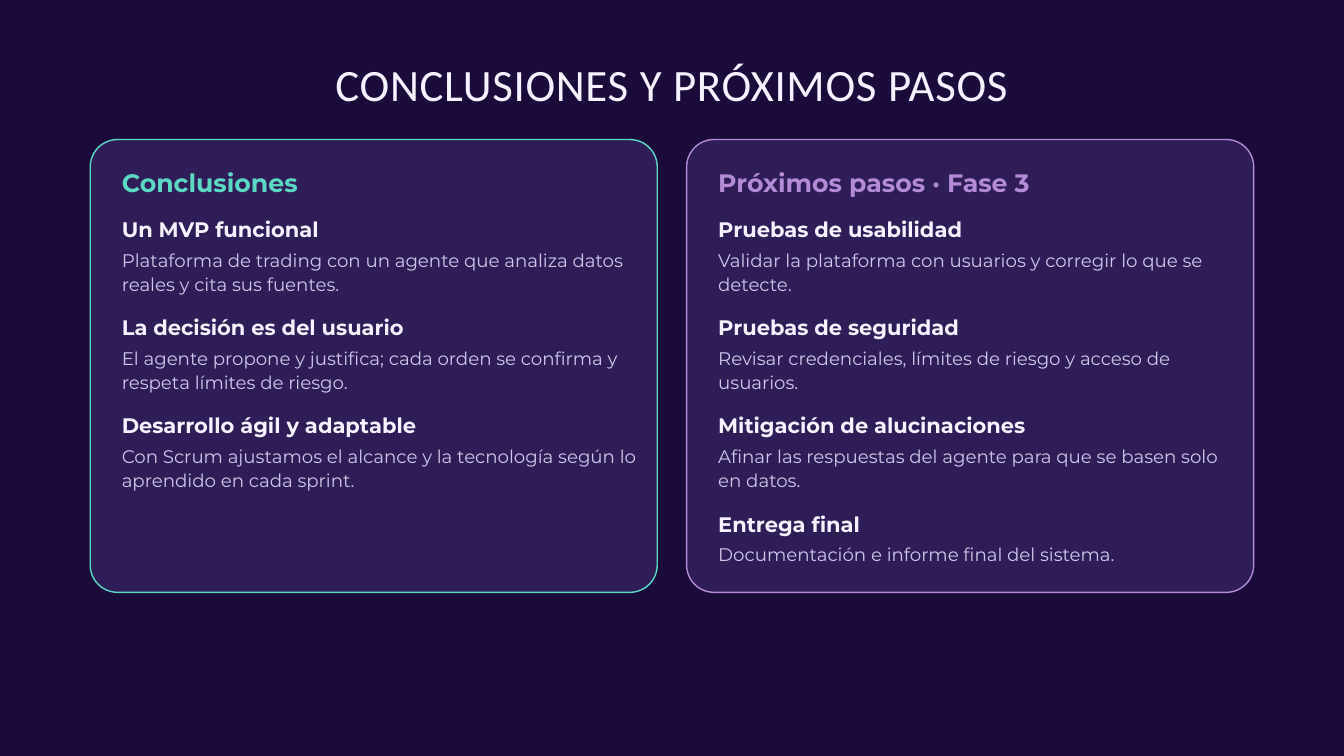
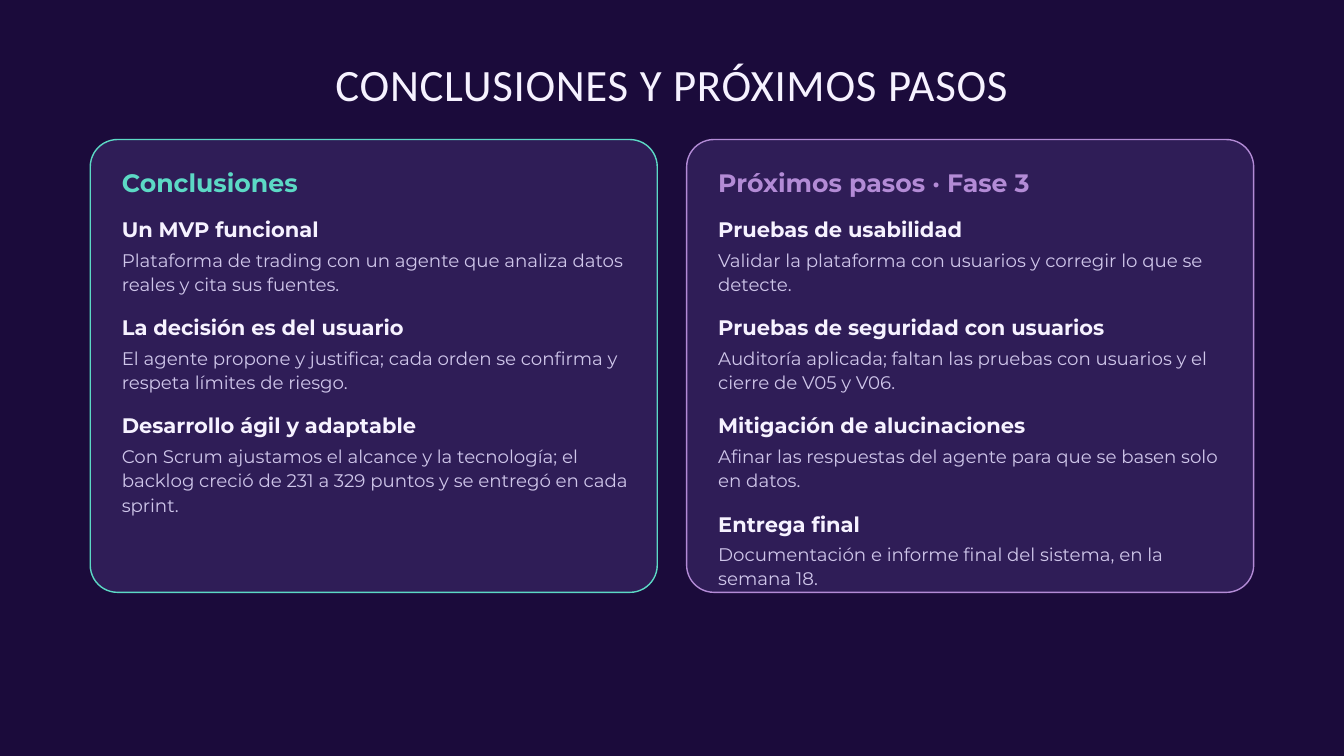
Before and after one commit to Cristian-Higuera-byte/RepAgenteIA, a slide deck: slide 15 of FASE 2/Grupales/Avance 2 Agente IA Bursátil.pptx (slide 13 before the commit). Drawn at 1344x756 pixels with LibreOffice and Linux fonts; fonts in the diff are those of the drawing. Boxes give left, top, right and bottom in pixels: in the first picture for what was removed or moved away, otherwise in the second. Text is boxed around its words. In the diff, an @@ line names an element or a change of style, - is before the commit and + after.

```diff
--- a/FASE 2/Grupales/Avance 2 Agente IA Bursátil.pptx
+++ b/FASE 2/Grupales/Avance 2 Agente IA Bursátil.pptx
@@ text at <box>718,318,1104,340</box>: text changed @@
-Pruebas de seguridad
+Pruebas de seguridad con usuarios
@@ text at <box>718,351,1207,393</box>: text changed @@
-Revisar credenciales, límites de riesgo y acceso de usuarios.
+Auditoría aplicada; faltan las pruebas con usuarios y el cierre de V05 y V06.
@@ text at <box>122,449,628,491</box>: text changed @@
-Con Scrum ajustamos el alcance y la tecnología según lo aprendido en cada sprint.
+Con Scrum ajustamos el alcance y la tecnología; el backlog creció de 231 a 329 puntos y se entregó en cada sprint.
@@ text at <box>718,547,1163,585</box>: text changed @@
-Documentación e informe final del sistema.
+Documentación e informe final del sistema, en la semana 18.
```
Also in this commit, not shown: 5 other slides changed, 2 slides added.
